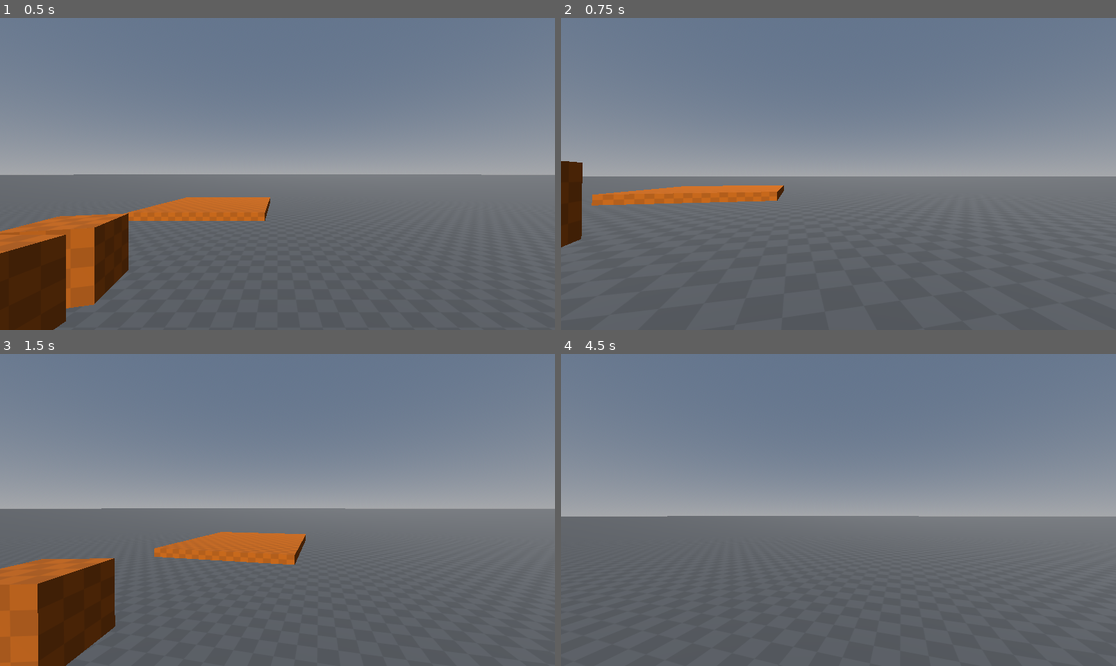
Above: before the commit, frames 1-4 (two rows, left to right).
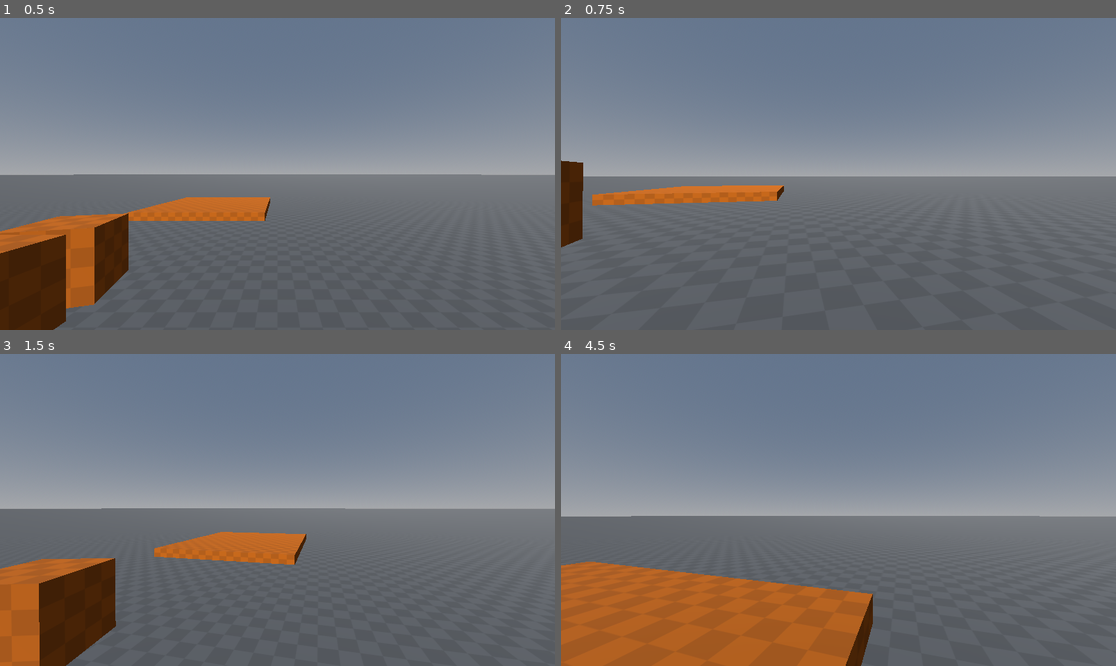
Above: after the commit, the same moments.

Repository: pbentes/Source-Engine-Movement
Game: Godot game, scene res://levels/devtest/devtest.tscn
Two runs of this game, one before a commit and one after it. Both use one fixed random seed, a clock stepped at 60 frames per second and the inputs below.
Inputs (mouse positions are in pixels of both pictures, inside the frame that each line leads up to):
- Up to frame 1 (0.5 s): no input
- Up to frame 2 (0.75 s): tap Enter at 0.5 s; move the mouse to (866, 174) at 0.52 s; hold W (move_forward) from 0.53 s (still down); hold Ctrl (duck) from 0.53 s (still down)
- Up to frame 3 (1.5 s): keep holding W (move_forward); tap Space (jump) at 0.77 s; move the mouse to (249, 510) at 1.27 s; release Ctrl (duck) at 1.28 s; tap Shift (walk) at 1.35 s
- Up to frame 4 (4.5 s): keep holding W (move_forward); tap Space (jump) at 1.52, 3.02, 3.77 s; move the mouse to (849, 503) at 2.02 s; hold Ctrl (duck) 2.03-2.78 s; move the mouse to (832, 516) at 2.77 s; tap Shift (walk) at 2.85, 4.35 s; move the mouse to (877, 513) at 3.52 s; hold Ctrl (duck) 3.53-4.28 s; move the mouse to (794, 506) at 4.27 s

Frame 1 is identical in both runs. In frame 2, less than 0.1% of the frame differs, in the area x 0-41%, y 45-74%; in frame 3, 0.1%; in frame 4, 16%, in the area x 0-87%, y 51-100%.

Commit message:
Adjusted movement speed values

Diff:
--- a/modules/actors/player/player.tscn
+++ b/modules/actors/player/player.tscn
@@ -18,18 +18,18 @@
 STOP_SPEED = 1.5
 HEIGHT = 1.8
 
-[sub_resource type="Resource" id="Resource_yhsmu"]
+[sub_resource type="Resource" id="Resource_4wx57"]
 script = ExtResource("3_e2ekr")
 FRICTION = 10.0
-MAX_VELOCITY = 8.33
-MAX_ACCELERATION = 90.0
+MAX_VELOCITY = 6.0
+MAX_ACCELERATION = 60.0
 STOP_SPEED = 1.5
 HEIGHT = 1.8
 
 [sub_resource type="Resource" id="Resource_8l3i6"]
 script = ExtResource("3_e2ekr")
 FRICTION = 10.0
-MAX_VELOCITY = 5.0
+MAX_VELOCITY = 3.0
 MAX_ACCELERATION = 60.0
 STOP_SPEED = 1.5
 HEIGHT = 1.8
@@ -63,7 +63,7 @@
 
 [node name="Running" type="Node" parent="StateMachine"]
 script = ExtResource("3_hculd")
-settings = SubResource("Resource_yhsmu")
+settings = SubResource("Resource_4wx57")
 
 [node name="Walking" type="Node" parent="StateMachine"]
 script = ExtResource("4_ngfin")
